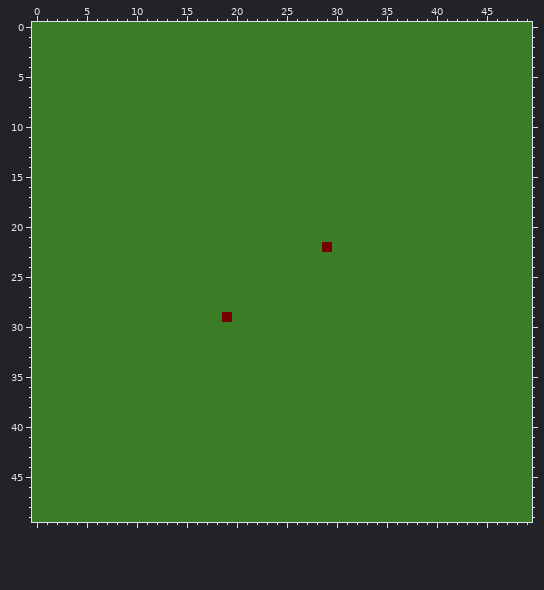
A pixel-art sprite gets an edit: maps/2playertest.png. Above is the file before it was changed.
The file is 50x50 pixels.
And afterwards:
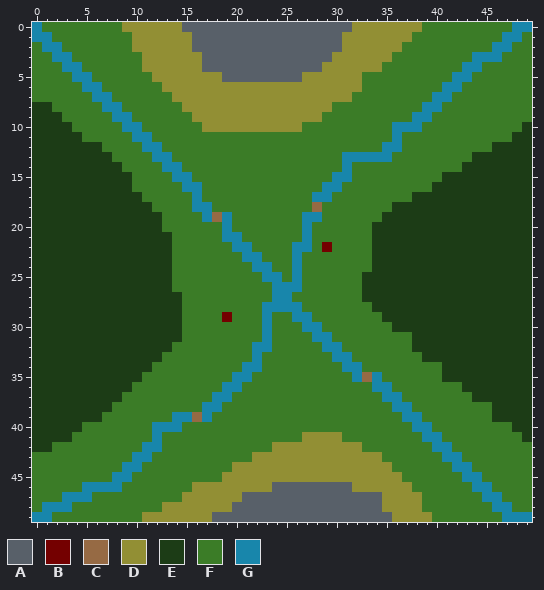
Palette (. is transparent): A #586069  B #740000  C #966a44  D #928f34  E #1c3c16  F #3b7c27  G #1886ab
The exact change:
y 0: x 0 F -> G; x 9..38 FFFFFFFFFFFFFFFFFFFFFFFFFFFFFF -> DDDDDDAAAAAAAAAAAAAAAAADDDDDDD; x 48..49 FF -> GG
y 1: x 0..1 FF -> GG; x 10..37 FFFFFFFFFFFFFFFFFFFFFFFFFFFF -> DDDDDDAAAAAAAAAAAAAAADDDDDDD; x 47..48 FF -> GG
y 2: x 1..2 FF -> GG; x 10..36 FFFFFFFFFFFFFFFFFFFFFFFFFFF -> DDDDDDAAAAAAAAAAAAAAADDDDDD; x 46..47 FF -> GG
y 3: x 2..3 FF -> GG; x 11..35 FFFFFFFFFFFFFFFFFFFFFFFFF -> DDDDDDAAAAAAAAAAAAADDDDDD; x 44..46 FFF -> GGG
y 4: x 3..4 FF -> GG; x 11..34 FFFFFFFFFFFFFFFFFFFFFFFF -> DDDDDDAAAAAAAAAAAADDDDDD; x 43..44 FF -> GG
y 5: x 4..5 FF -> GG; x 12..32 FFFFFFFFFFFFFFFFFFFFF -> DDDDDDDAAAAAAAADDDDDD; x 42..43 FF -> GG
y 6: x 5..6 FF -> GG; x 13..32 FFFFFFFFFFFFFFFFFFFF -> DDDDDDDDDDDDDDDDDDDD; x 41..42 FF -> GG
y 7: x 6..7 FF -> GG; x 14..31 FFFFFFFFFFFFFFFFFF -> DDDDDDDDDDDDDDDDDD; x 40..41 FF -> GG
y 8: x 0..1 FF -> EE; x 7..8 FF -> GG; x 15..29 FFFFFFFFFFFFFFF -> DDDDDDDDDDDDDDD; x 39..40 FF -> GG
y 9: x 0..2 FFF -> EEE; x 8..9 FF -> GG; x 16..28 FFFFFFFFFFFFF -> DDDDDDDDDDDDD; x 38..39 FF -> GG
y 10: x 0..3 FFFF -> EEEE; x 9..10 FF -> GG; x 17..26 FFFFFFFFFF -> DDDDDDDDDD; x 36..38 FFF -> GGG; x 49 F -> E
y 11: x 0..4 FFFFF -> EEEEE; x 10..11 FF -> GG; x 36 F -> G; x 48..49 FF -> EE
y 12: x 0..6 FFFFFFF -> EEEEEEE; x 11..12 FF -> GG; x 35..36 FF -> GG; x 46..49 FFFF -> EEEE
y 13: x 0..7 FFFFFFFF -> EEEEEEEE; x 12..13 FF -> GG; x 31..35 FFFFF -> GGGGG; x 44..49 FFFFFF -> EEEEEE
y 14: x 0..8 FFFFFFFFF -> EEEEEEEEE; x 13..14 FF -> GG; x 31 F -> G; x 43..49 FFFFFFF -> EEEEEEE
y 15: x 0..9 FFFFFFFFFF -> EEEEEEEEEE; x 14..15 FF -> GG; x 30..31 FF -> GG; x 41..49 FFFFFFFFF -> EEEEEEEEE
y 16: x 0..9 FFFFFFFFFF -> EEEEEEEEEE; x 15..16 FF -> GG; x 29..30 FF -> GG; x 40..49 FFFFFFFFFF -> EEEEEEEEEE
y 17: x 0..10 FFFFFFFFFFF -> EEEEEEEEEEE; x 16 F -> G; x 28..29 FF -> GG; x 38..49 FFFFFFFFFFFF -> EEEEEEEEEEEE
y 18: x 0..11 FFFFFFFFFFFF -> EEEEEEEEEEEE; x 16..17 FF -> GG; x 28 F -> C; x 36..49 FFFFFFFFFFFFFF -> EEEEEEEEEEEEEE
y 19: x 0..12 FFFFFFFFFFFFF -> EEEEEEEEEEEEE; x 17..19 FFF -> GCG; x 27..28 FF -> GG; x 35..49 FFFFFFFFFFFFFFF -> EEEEEEEEEEEEEEE
y 20: x 0..12 FFFFFFFFFFFFF -> EEEEEEEEEEEEE; x 19 F -> G; x 27 F -> G; x 34..49 FFFFFFFFFFFFFFFF -> EEEEEEEEEEEEEEEE
y 21: x 0..13 FFFFFFFFFFFFFF -> EEEEEEEEEEEEEE; x 19..20 FF -> GG; x 27 F -> G; x 34..49 FFFFFFFFFFFFFFFF -> EEEEEEEEEEEEEEEE
y 22: x 0..13 FFFFFFFFFFFFFF -> EEEEEEEEEEEEEE; x 20..21 FF -> GG; x 26..27 FF -> GG; x 34..49 FFFFFFFFFFFFFFFF -> EEEEEEEEEEEEEEEE
y 23: x 0..13 FFFFFFFFFFFFFF -> EEEEEEEEEEEEEE; x 21..22 FF -> GG; x 26 F -> G; x 34..49 FFFFFFFFFFFFFFFF -> EEEEEEEEEEEEEEEE
y 24: x 0..13 FFFFFFFFFFFFFF -> EEEEEEEEEEEEEE; x 22..23 FF -> GG; x 26 F -> G; x 34..49 FFFFFFFFFFFFFFFF -> EEEEEEEEEEEEEEEE
y 25: x 0..13 FFFFFFFFFFFFFF -> EEEEEEEEEEEEEE; x 23..24 FF -> GG; x 26 F -> G; x 33..49 FFFFFFFFFFFFFFFFF -> EEEEEEEEEEEEEEEEE
y 26: x 0..13 FFFFFFFFFFFFFF -> EEEEEEEEEEEEEE; x 24..26 FFF -> GGG; x 33..49 FFFFFFFFFFFFFFFFF -> EEEEEEEEEEEEEEEEE
y 27: x 0..14 FFFFFFFFFFFFFFF -> EEEEEEEEEEEEEEE; x 24..25 FF -> GG; x 33..49 FFFFFFFFFFFFFFFFF -> EEEEEEEEEEEEEEEEE
y 28: x 0..14 FFFFFFFFFFFFFFF -> EEEEEEEEEEEEEEE; x 23..26 FFFF -> GGGG; x 34..49 FFFFFFFFFFFFFFFF -> EEEEEEEEEEEEEEEE
y 29: x 0..14 FFFFFFFFFFFFFFF -> EEEEEEEEEEEEEEE; x 23 F -> G; x 26..27 FF -> GG; x 35..49 FFFFFFFFFFFFFFF -> EEEEEEEEEEEEEEE
y 30: x 0..14 FFFFFFFFFFFFFFF -> EEEEEEEEEEEEEEE; x 23 F -> G; x 27..28 FF -> GG; x 36..49 FFFFFFFFFFFFFF -> EEEEEEEEEEEEEE
y 31: x 0..14 FFFFFFFFFFFFFFF -> EEEEEEEEEEEEEEE; x 23 F -> G; x 28..29 FF -> GG; x 38..49 FFFFFFFFFFFF -> EEEEEEEEEEEE
y 32: x 0..13 FFFFFFFFFFFFFF -> EEEEEEEEEEEEEE; x 22..23 FF -> GG; x 29..30 FF -> GG; x 38..49 FFFFFFFFFFFF -> EEEEEEEEEEEE
y 33: x 0..12 FFFFFFFFFFFFF -> EEEEEEEEEEEEE; x 22 F -> G; x 30..31 FF -> GG; x 39..49 FFFFFFFFFFF -> EEEEEEEEEEE
y 34: x 0..11 FFFFFFFFFFFF -> EEEEEEEEEEEE; x 21..22 FF -> GG; x 31..32 FF -> GG; x 41..49 FFFFFFFFF -> EEEEEEEEE
y 35: x 0..10 FFFFFFFFFFF -> EEEEEEEEEEE; x 20..21 FF -> GG; x 32..34 FFF -> GCG; x 41..49 FFFFFFFFF -> EEEEEEEEE
y 36: x 0..9 FFFFFFFFFF -> EEEEEEEEEE; x 19..20 FF -> GG; x 34..35 FF -> GG; x 43..49 FFFFFFF -> EEEEEEE
y 37: x 0..8 FFFFFFFFF -> EEEEEEEEE; x 18..19 FF -> GG; x 35..36 FF -> GG; x 44..49 FFFFFF -> EEEEEE
y 38: x 0..7 FFFFFFFF -> EEEEEEEE; x 17..18 FF -> GG; x 36..37 FF -> GG; x 46..49 FFFF -> EEEE
y 39: x 0..6 FFFFFFF -> EEEEEEE; x 14..17 FFFF -> GGCG; x 37..38 FF -> GG; x 46..49 FFFF -> EEEE
y 40: x 0..4 FFFFF -> EEEEE; x 12..14 FFF -> GGG; x 38..39 FF -> GG; x 48..49 FF -> EE
y 41: x 0..3 FFFF -> EEEE; x 12 F -> G; x 27..30 FFFF -> DDDD; x 39..40 FF -> GG; x 49 F -> E
y 42: x 0..1 FF -> EE; x 11..12 FF -> GG; x 24..32 FFFFFFFFF -> DDDDDDDDD; x 40..41 FF -> GG
y 43: x 10..11 FF -> GG; x 22..34 FFFFFFFFFFFFF -> DDDDDDDDDDDDD; x 41..42 FF -> GG
y 44: x 9..10 FF -> GG; x 20..35 FFFFFFFFFFFFFFFF -> DDDDDDDDDDDDDDDD; x 42..43 FF -> GG
y 45: x 8..9 FF -> GG; x 19..36 FFFFFFFFFFFFFFFFFF -> DDDDDDDDDDDDDDDDDD; x 43..44 FF -> GG
y 46: x 5..8 FFFF -> GGGG; x 16..37 FFFFFFFFFFFFFFFFFFFFFF -> DDDDDDDDAAAAAAAADDDDDD; x 44..45 FF -> GG
y 47: x 3..5 FFF -> GGG; x 15..38 FFFFFFFFFFFFFFFFFFFFFFFF -> DDDDDDAAAAAAAAAAAAAADDDD; x 45..46 FF -> GG
y 48: x 1..3 FFF -> GGG; x 13..38 FFFFFFFFFFFFFFFFFFFFFFFFFF -> DDDDDDDAAAAAAAAAAAAAAADDDD; x 46..47 FF -> GG
y 49: x 0..1 FF -> GG; x 11..39 FFFFFFFFFFFFFFFFFFFFFFFFFFFFF -> DDDDDDDAAAAAAAAAAAAAAAAAADDDD; x 47..49 FFF -> GGG
Pixel boxes of the changes (left, top, right, bottom) in both pictures:
changed: (32, 22, 532, 522)
